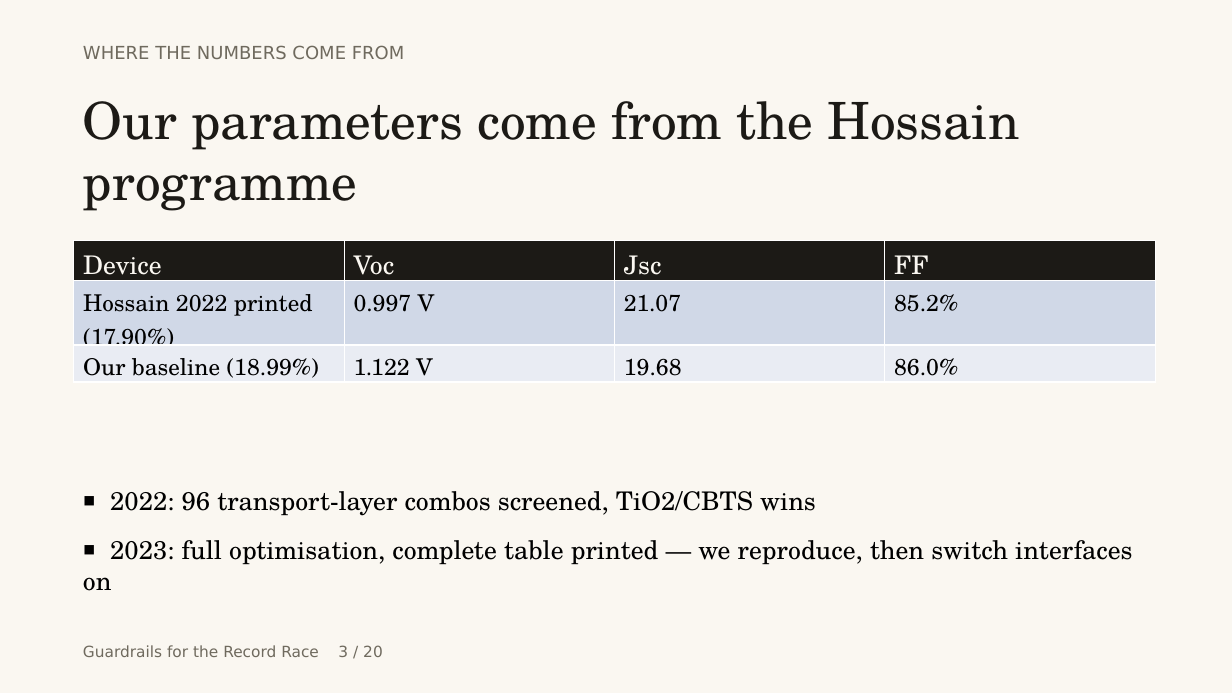
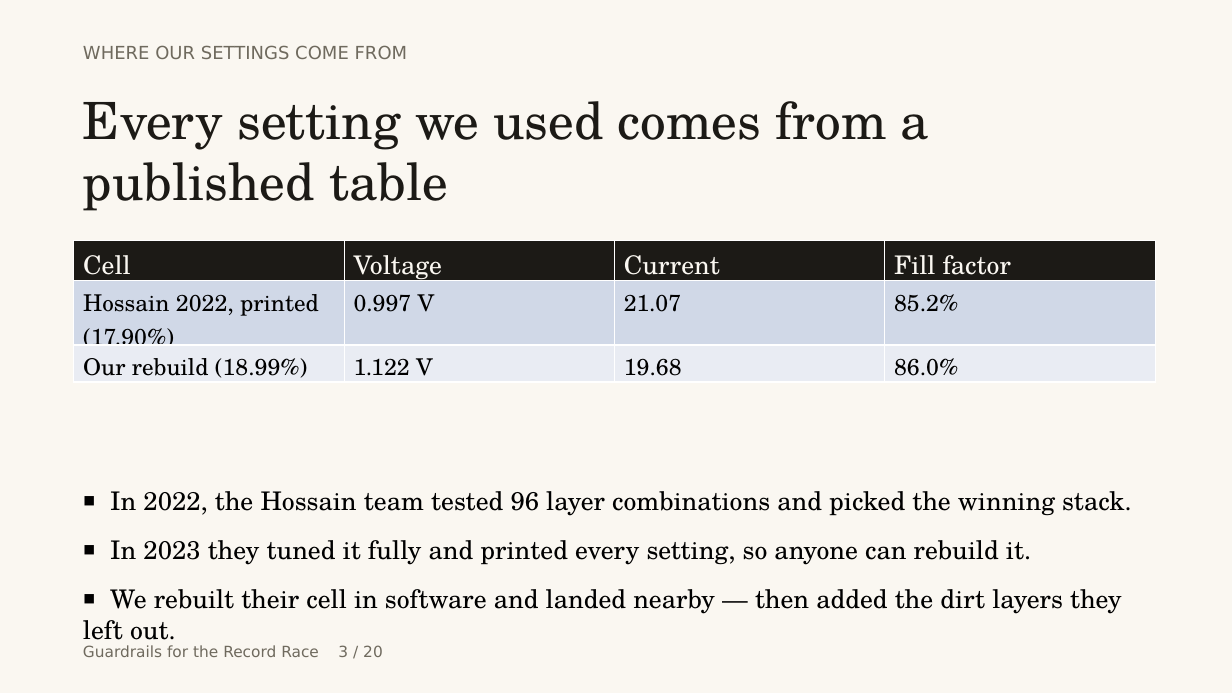
Before and after one commit to touhidsiddiqueeraj-bit/cspbi3-cbts-guardrailed, a slide deck: slide 3 of opendesign/mockups/record-race-deck/record-race-deck.pptx. Drawn at 1232x693 pixels with LibreOffice and Linux fonts; fonts in the diff are those of the drawing. Boxes give left, top, right and bottom in pixels: in the first picture for what was removed or moved away, otherwise in the second. Text is boxed around its words. In the diff, an @@ line names an element or a change of style, - is before the commit and + after.

Commit message:
Plain-language rewrite of HTML + PPTX decks (full sentences, explainer line, verified)

```diff
--- a/opendesign/mockups/record-race-deck/record-race-deck.pptx
+++ b/opendesign/mockups/record-race-deck/record-race-deck.pptx
@@ text at (x1=83, y1=45, x2=408, y2=59): text changed @@
-WHERE THE NUMBERS COME FROM
+WHERE OUR SETTINGS COME FROM
@@ text at (x1=83, y1=101, x2=930, y2=211): text changed @@
-Our parameters come from the Hossain programme
+Every setting we used comes from a published table
@@ table at (x1=74, y1=240, x2=1153, y2=382) @@
-row 1: Device | Voc | Jsc | FF
+row 1: Cell | Voltage | Current | Fill factor
-row 2, column 1: Hossain 2022 printed (17.90%)
+row 2, column 1: Hossain 2022, printed (17.90%)
-row 3, column 1: Our baseline (18.99%)
+row 3, column 1: Our rebuild (18.99%)
@@ text at (x1=83, y1=491, x2=1132, y2=647): text changed @@
-▪ 2022: 96 transport-layer combos screened, TiO2/CBTS wins
-▪ 2023: full optimisation, complete table printed — we reproduce, then switch interfaces on
+▪ In 2022, the Hossain team tested 96 layer combinations and picked the winning stack.
+▪ In 2023 they tuned it fully and printed every setting, so anyone can rebuild it.
+▪ We rebuilt their cell in software and landed nearby — then added the dirt layers they left out.
```
Also in this commit, not shown: 19 other slides changed, 2 other files.
